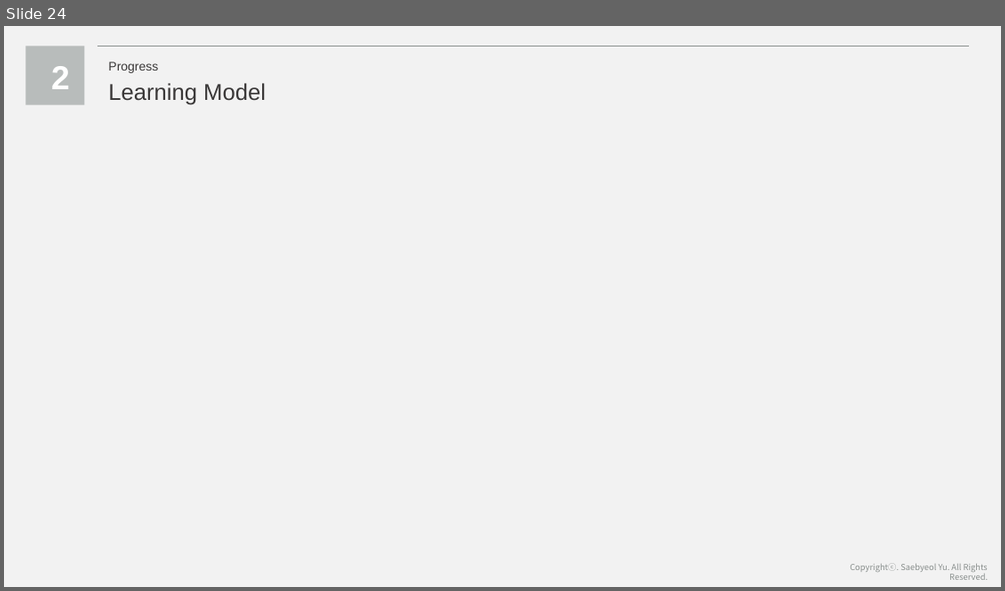
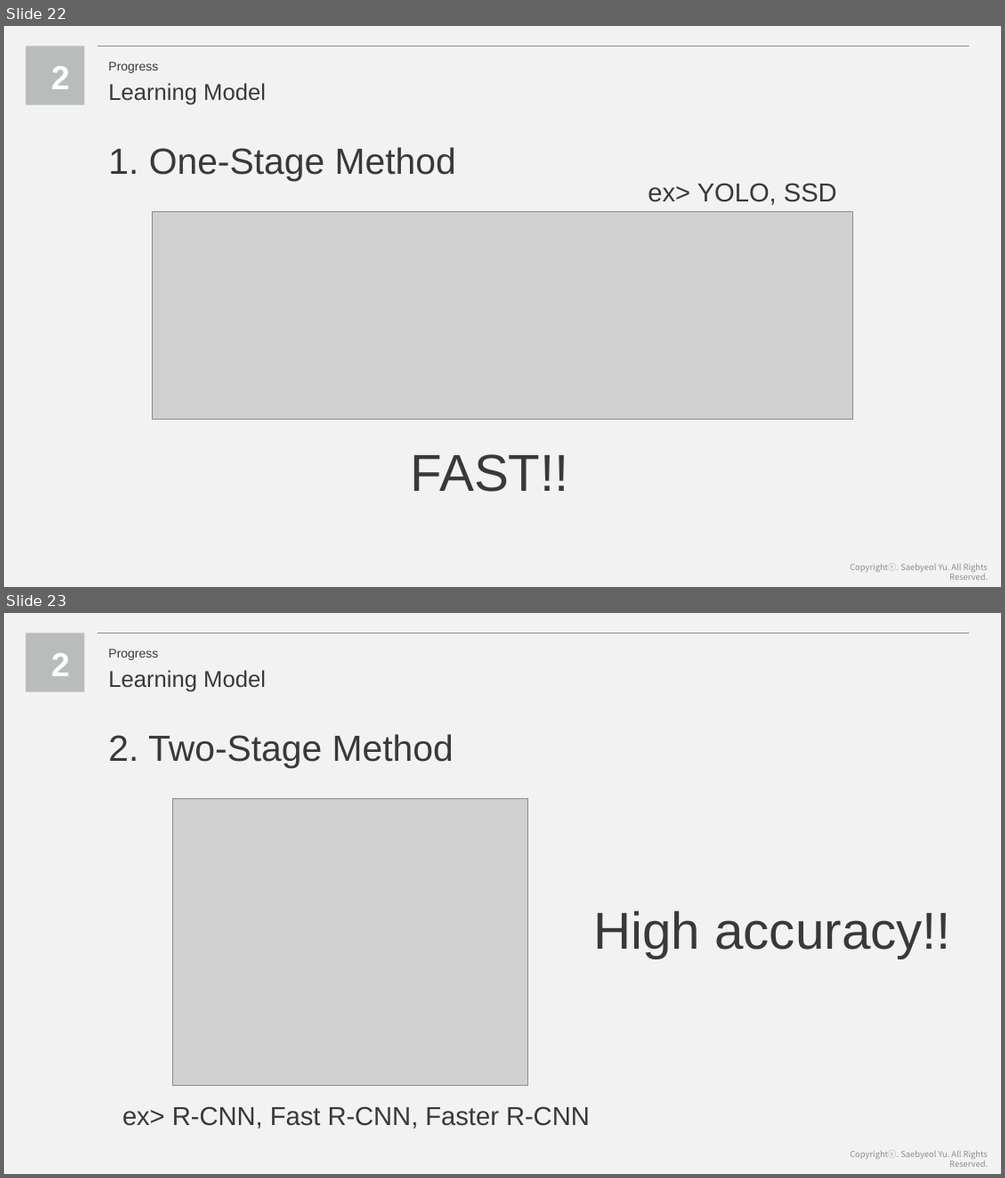
Before and after one commit to smoothie316/Docs, a slide deck: Weekly Presentation/Capstone Design 4th Presentation.pptx. Shown one above the other, each under a label of ours: slide 24 before the commit, slides 22 and 23 after it. The pictures are 1005x591 and 1005x1178 pixels, drawn with LibreOffice and Linux fonts; fonts in the diff are those of the drawing; grey boxes stand for pictures. Boxes give left, top, right and bottom in pixels: in the first picture for what was removed or moved away, otherwise in the second. Text is boxed around its words. In the diff, an @@ line names an element or a change of style, - is before the commit and + after.

```diff
--- a/Weekly Presentation/Capstone Design 4th Presentation.pptx
+++ b/Weekly Presentation/Capstone Design 4th Presentation.pptx
@@ slide 23 added at (x1=4, y1=613, x2=1001, y2=1174), background #F2F2F2; not listed: 1 template element that a slide beside it also shows @@
@@ rectangle added at (x1=25, y1=633, x2=85, y2=692), fill #B8BCBB @@
@@ line added from (97, 633) to (970, 633), #898F8D 1.5 pt @@
@@ text added at (x1=51, y1=653, x2=70, y2=676), 32 pt, text #FFFFFF, bold @@
+2
@@ text added at (x1=108, y1=649, x2=158, y2=660), 12 pt, text #3A3838 @@
+Progress
@@ text added at (x1=108, y1=670, x2=266, y2=692), 22 pt, text #3A3838 @@
+Learning Model
@@ text added at (x1=108, y1=734, x2=453, y2=769), 35 pt, text #3A3838 @@
+2. Two-Stage Method
@@ picture added at (x1=172, y1=798, x2=528, y2=1086) @@
@@ text added at (x1=593, y1=910, x2=951, y2=958), 50 pt, text #3A3838 @@
+High accuracy!!
@@ text added at (x1=122, y1=1106, x2=590, y2=1128), 25 pt, text #3A3838 @@
+ex> R-CNN, Fast R-CNN, Faster R-CNN
@@ what was slide 24 is now slide 22 @@
@@ slide 22 changed as well @@
@@ text added at (x1=108, y1=147, x2=456, y2=182), 35 pt, text #3A3838 @@
+1. One-Stage Method
@@ text added at (x1=647, y1=183, x2=837, y2=205), 25 pt, text #3A3838 @@
+ex> YOLO, SSD
@@ picture added at (x1=152, y1=211, x2=852, y2=419) @@
@@ text added at (x1=411, y1=454, x2=569, y2=491), 50 pt, text #3A3838 @@
+FAST!!
```
Also in this commit, not shown: 26 other slides changed.
